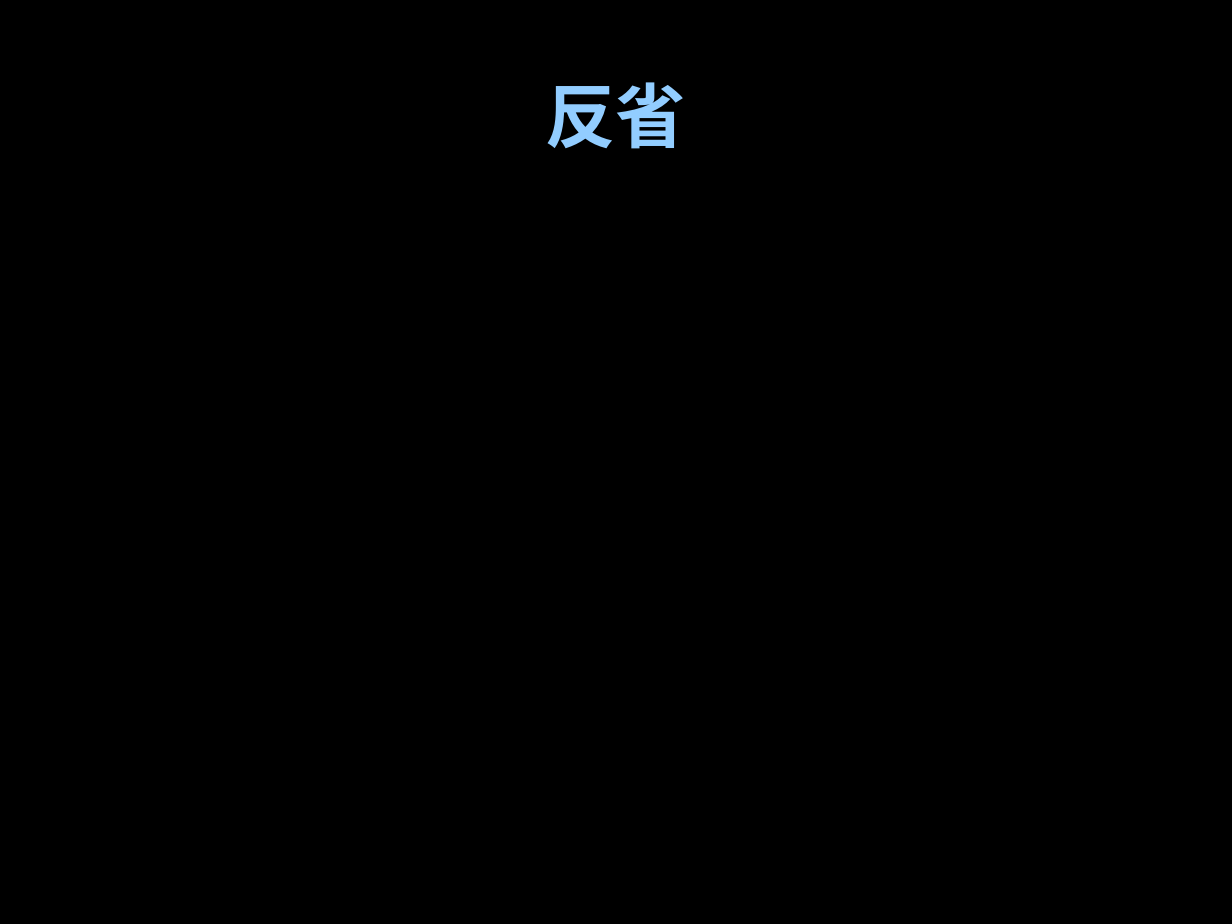
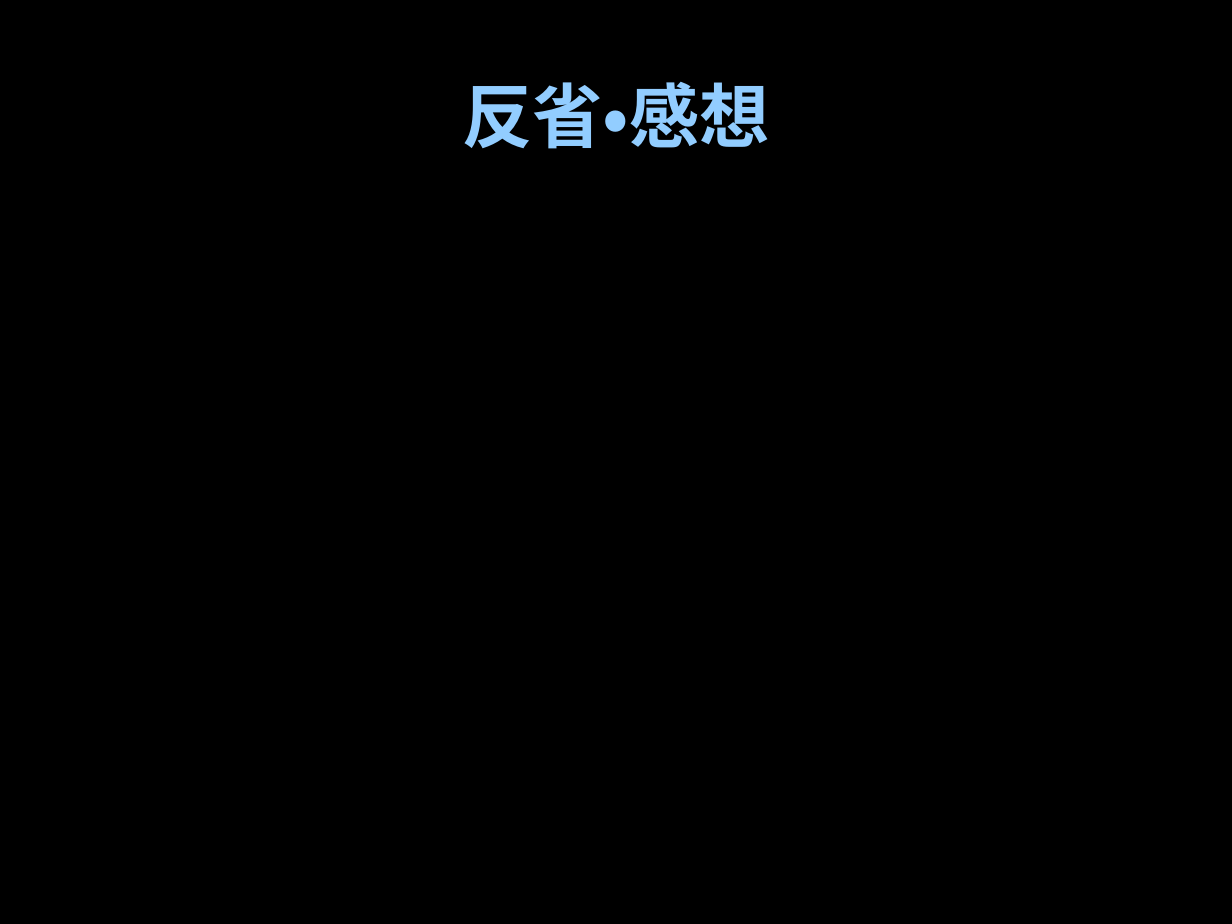
Before and after one commit to 670ml/artshackathon, a slide deck: slide 6 of 発表資料.pptx. Drawn at 1232x924 pixels with LibreOffice and Linux fonts; fonts in the diff are those of the drawing; background and template pictures are left out. Boxes give left, top, right and bottom in pixels: in the first picture for what was removed or moved away, otherwise in the second. Text is boxed around its words. In the diff, an @@ line names an element or a change of style, - is before the commit and + after.

```diff
--- a/発表資料.pptx
+++ b/発表資料.pptx
@@ title at box(462, 82, 769, 149): text changed @@
-反省
+反省・感想
```
Also in this commit, not shown: 1 other slide changed.
